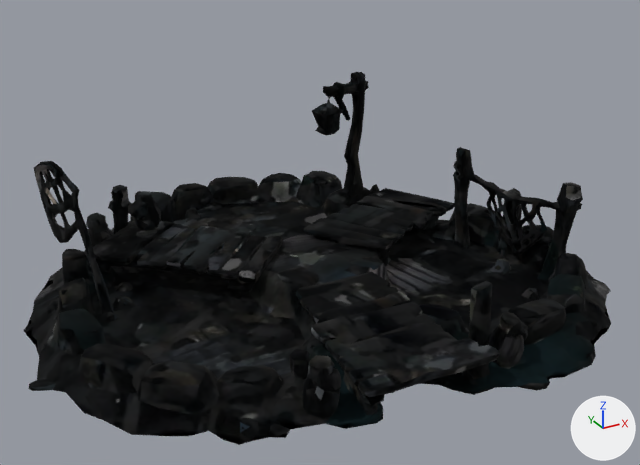
One commit to the glTF model assets/models/node/leech_pits.glb: the scene before it, then after it.
Rendered twice from a 50 mm camera at (-0.65, -1.251, 0.562) aimed at (0.017, -0.037, -0.045). The lights are fixed; the arrows at lower right show +X, +Y and +Z. The older version comes first. Vertices at exactly the same position are counted once.

Names of what the first picture shows: 'geometry_0'.
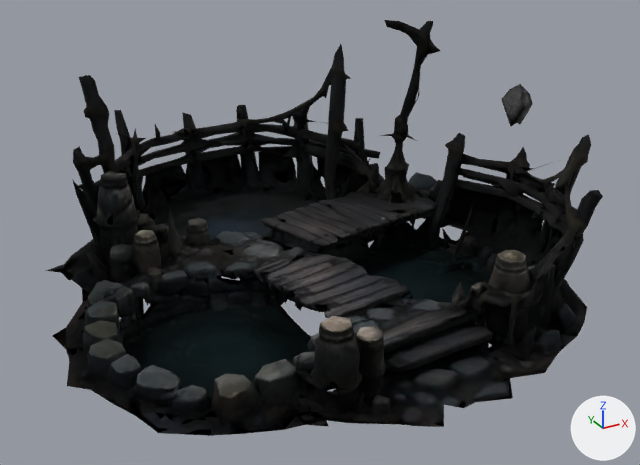
Boxes [x1, y1, x2, y2] around the edits, measured in the pictures (640 x 465 px):
'geometry_0', reshaped (11% taller): before [23, 72, 611, 445]; after [46, 20, 603, 436]
part 1 of me_geometry_0, rebuilt (11% taller): before [23, 72, 611, 445]; after [46, 20, 603, 436]
part 2 of me_geometry_0, added: after [501, 84, 532, 127]

The change, as a list of edits to the scene's bpy script:
```text
Change me_geometry_0:
    used by ob_geometry_0; location = (0.0, 0.0, 0.0)
    remove me_geometry_0.from_pydata(...)  # 7315 vertices, 14925 faces; spans x -0.499..0.493, y -0.468..0.458, z -0.154..0.153
    add me_geometry_0.from_pydata(...)  # 6827 vertices, 15270 faces; spans x -0.447..0.45, y -0.465..0.445, z -0.279..0.274
    me_geometry_0 part 1: the loose piece of 7071 vertices spanning x -0.499..0.493, y -0.468..0.458, z -0.154..0.153 is rebuilt with 6783 vertices and now spans x -0.447..0.45, y -0.465..0.445, z -0.279..0.274
    me_geometry_0 part 2: a new loose piece of 44 vertices spanning x 0.336..0.365, y -0.153..-0.097, z 0.117..0.192, in mat_material_0
    other edits to the shape of me_geometry_0 do not show in these pictures
```
